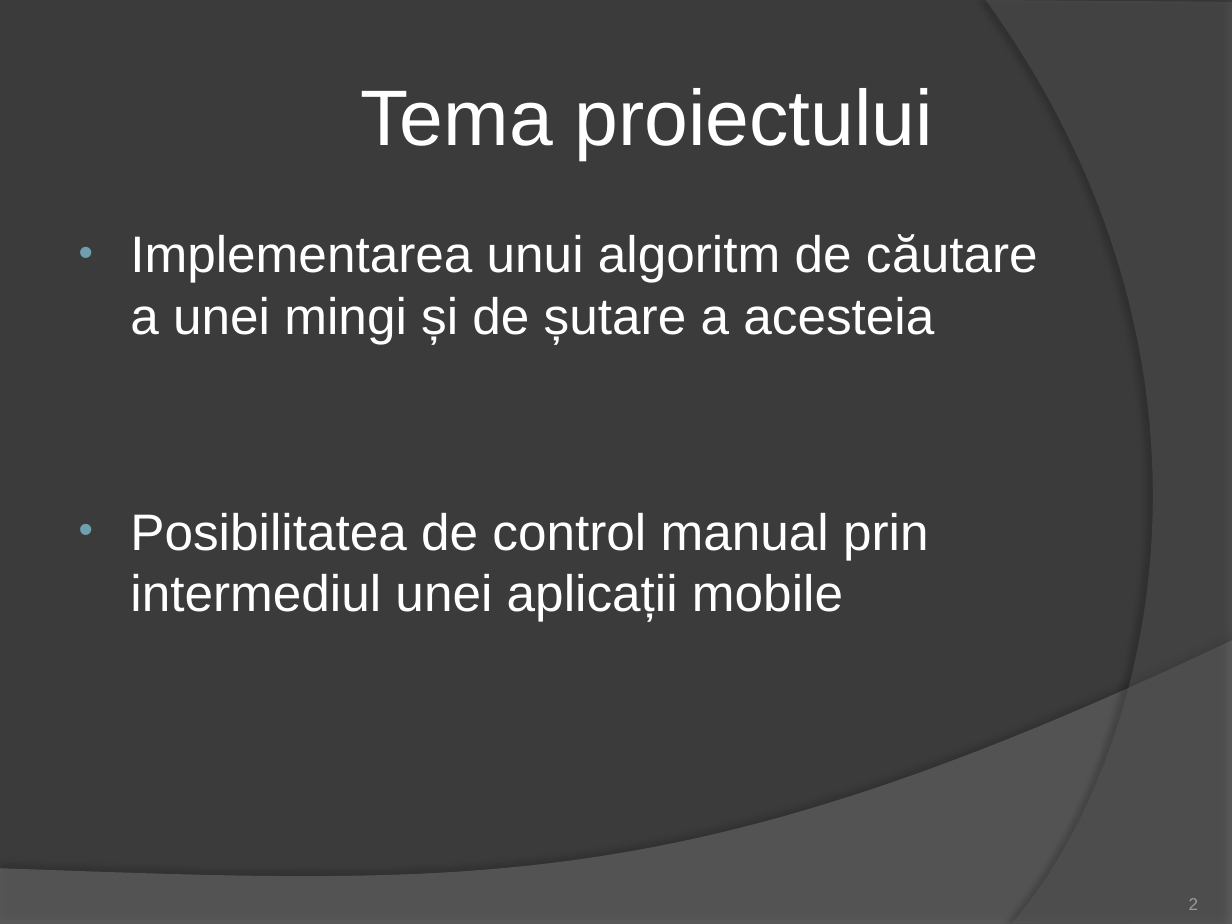
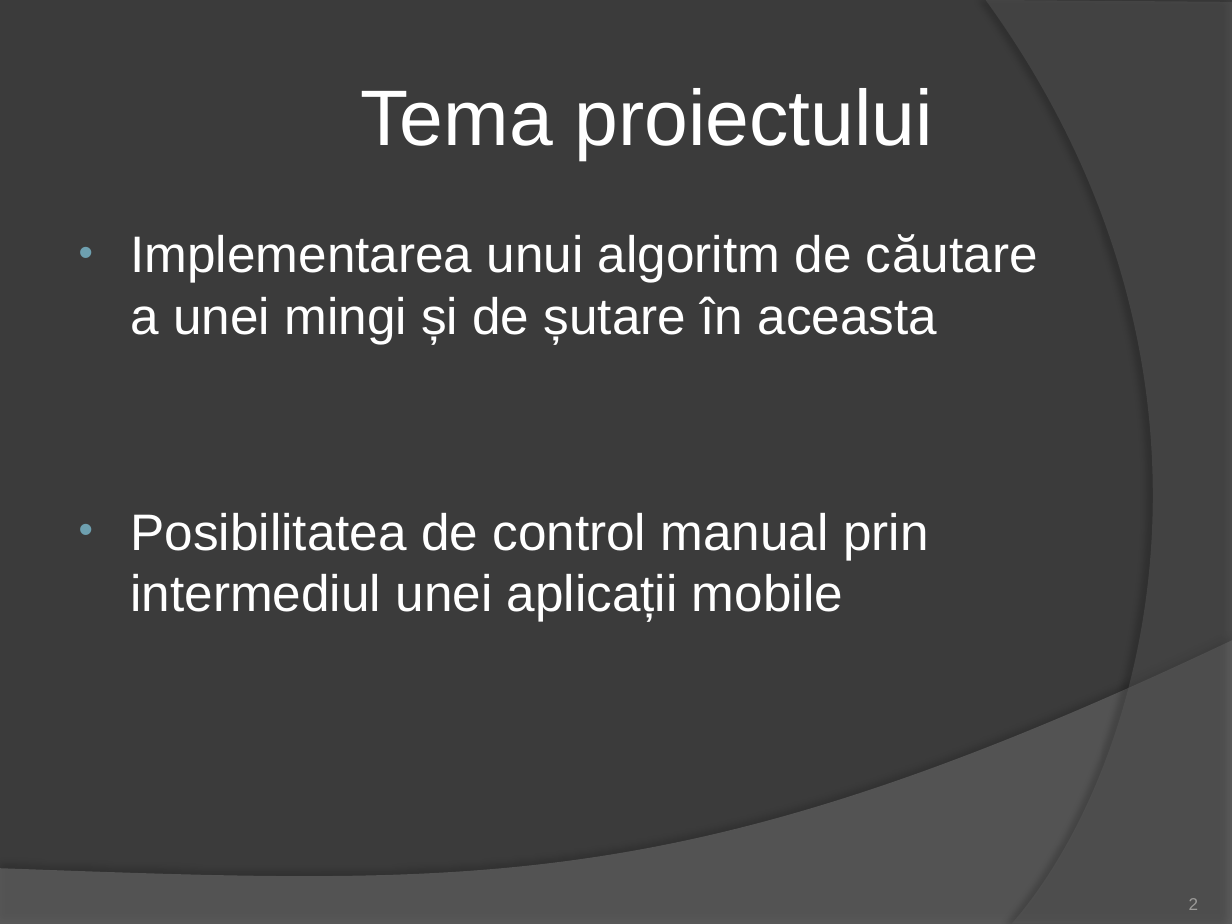
Before and after one commit to BatrinutSilviu/Licenta, a slide deck: slide 2 of ROBOTINHO.pptx. Drawn at 1232x924 pixels with LibreOffice and Linux fonts; fonts in the diff are those of the drawing. Boxes give left, top, right and bottom in pixels: in the first picture for what was removed or moved away, otherwise in the second. Text is boxed around its words. In the diff, an @@ line names an element or a change of style, - is before the commit and + after.

```diff
--- a/ROBOTINHO.pptx
+++ b/ROBOTINHO.pptx
@@ text at (130,234,1038,344): text changed @@
-• Implementarea unui algoritm de căutare a unei mingi și de șutare a acesteia
+• Implementarea unui algoritm de căutare a unei mingi și de șutare în aceasta
```
Also in this commit, not shown: 3 other slides changed, 4 slides added, 2 slides removed.
